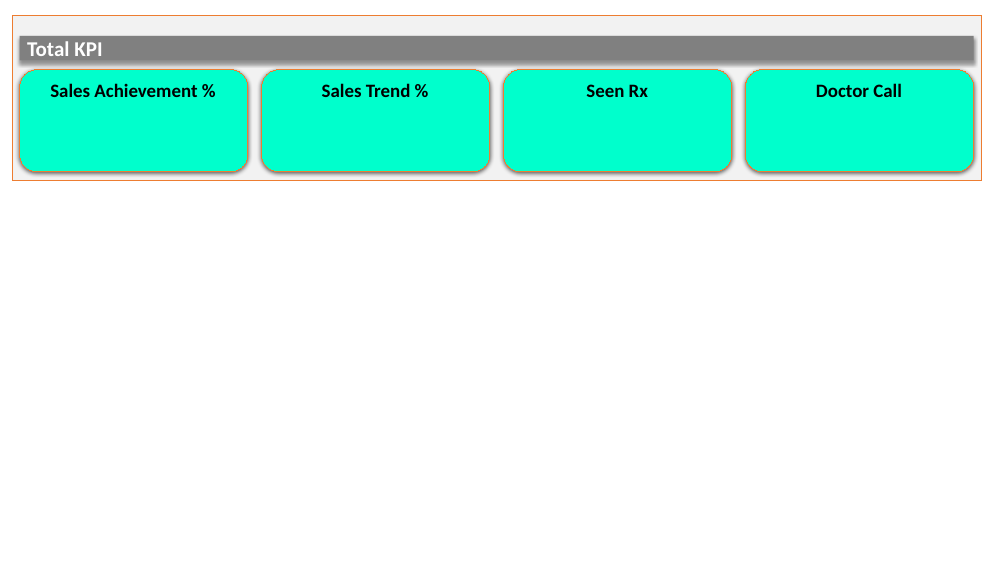
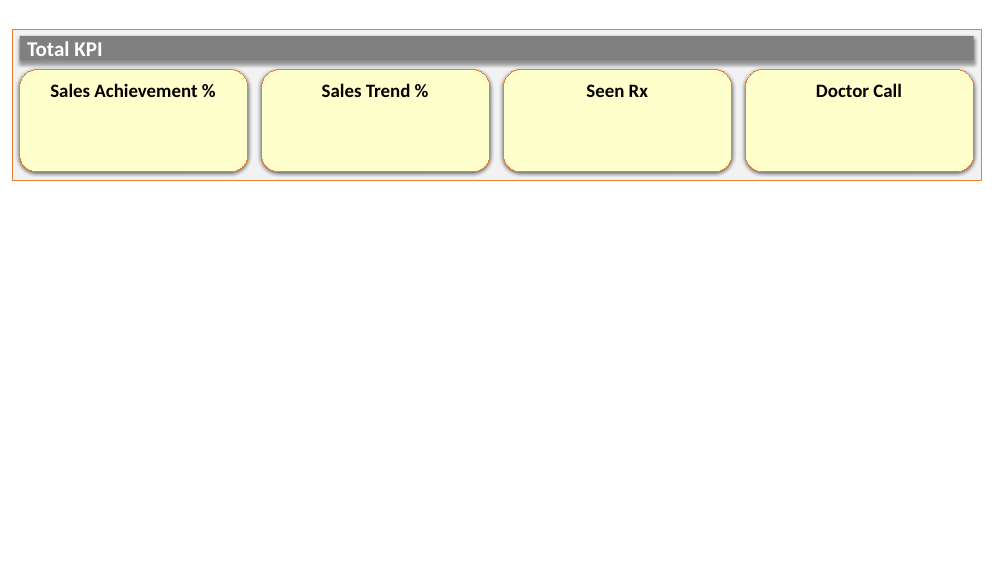
Before and after one commit to RoyelBee/BrandPerformanceReport, a slide deck: slide 3 of orginal file.pptx. Drawn at 1008x567 pixels with LibreOffice and Linux fonts; fonts in the diff are those of the drawing. Boxes give left, top, right and bottom in pixels: in the first picture for what was removed or moved away, otherwise in the second. Text is boxed around its words. In the diff, an @@ line names an element or a change of style, - is before the commit and + after.

```diff
--- a/orginal file.pptx
+++ b/orginal file.pptx
@@ rectangle: place and size @@
-rectangle at <box>12,16,982,181</box>
+rectangle at <box>12,29,982,181</box>
@@ fill #00FFCC to #FFFFCC in 4 elements at <box>262,70,490,172</box>, <box>504,70,732,172</box>, <box>746,70,974,172</box>, <box>20,70,248,172</box> @@
```
Also in this commit, not shown: 1 other slide changed, 1 slide added, 1 slide removed, 32 other files.
